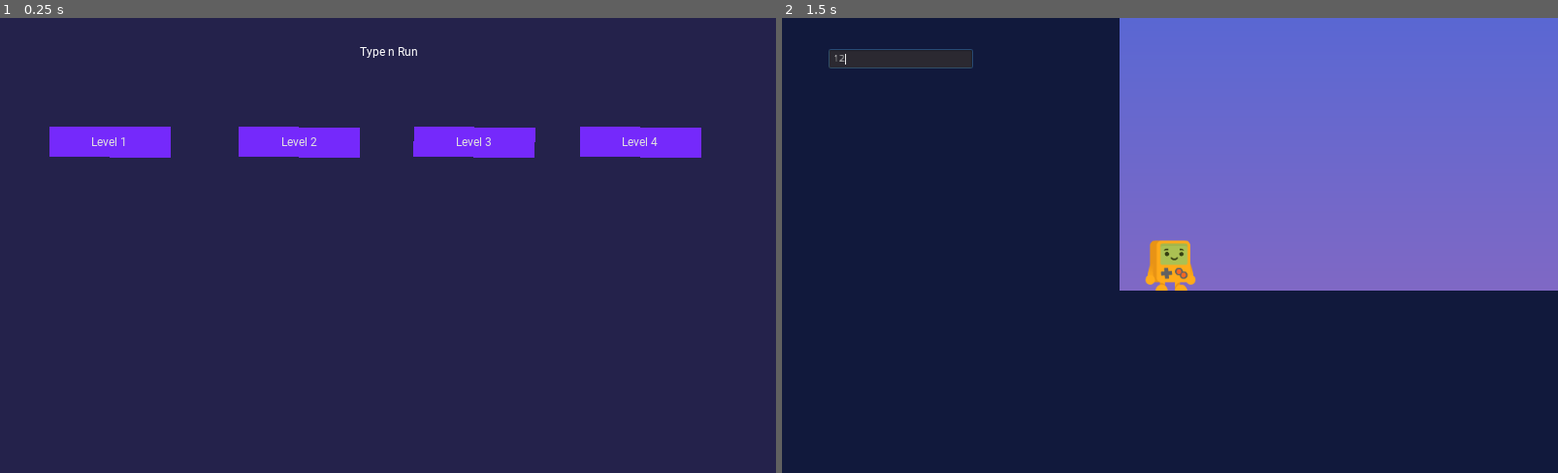
Above: before the commit, frames 1-2 (left to right).
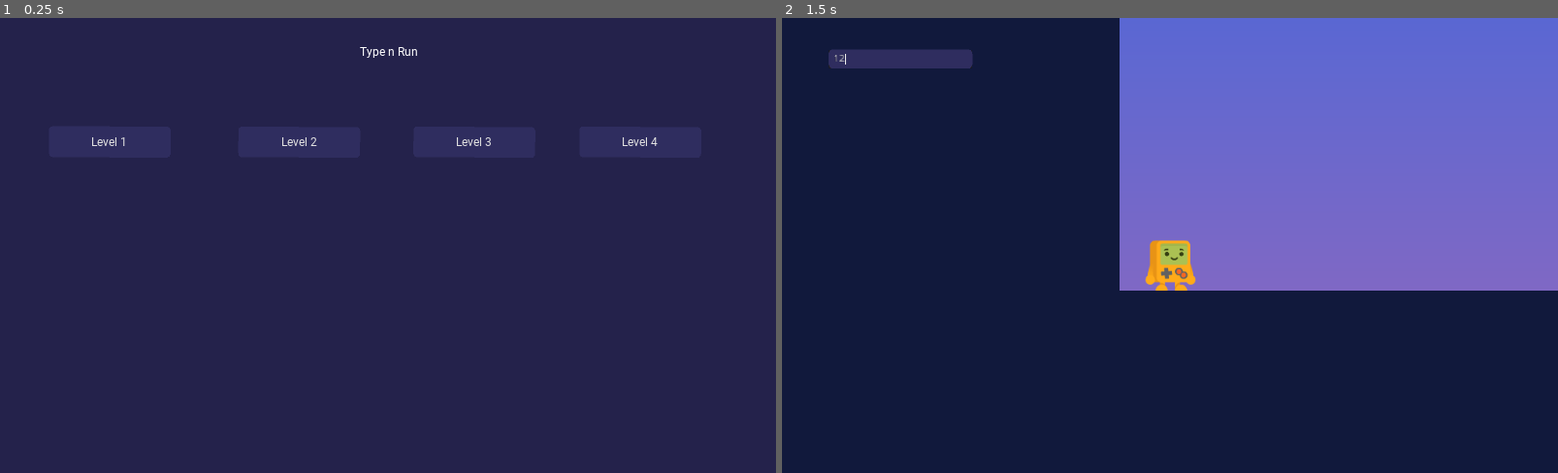
Above: after the commit, the same moments.

Repository: Hiebeler/Type-n-Run
Game: Godot game, scene res://scenes/menu.tscn
Two runs of this game, one before a commit and one after it. Both use one fixed random seed, a clock stepped at 60 frames per second and the inputs below.
Inputs (mouse positions are in pixels of both pictures, inside the frame that each line leads up to):
- Up to frame 1 (0.25 s): no input
- Up to frame 2 (1.5 s): click "Level 1" at 0.5 s; click (898, 58) at 1.27 s; type "12" at 1.35 s

The runs differ from the first frame. In frame 1, 4.1% of the frame differs, in the area x 6-91%, y 23-31%; in frame 2, 0.8%.

Commit message:
update theme

Diff:
--- a/assets/Theme.tres
+++ b/assets/Theme.tres
@@ -1,17 +1,61 @@
-[gd_resource type="Theme" load_steps=5 format=2]
+[gd_resource type="Theme" load_steps=10 format=2]
 
 [ext_resource path="res://assets/fonts/Roboto-Regular.ttf" type="DynamicFontData" id=1]
 
 [sub_resource type="DynamicFont" id=2]
 font_data = ExtResource( 1 )
 
-[sub_resource type="StyleBoxFlat" id=3]
-bg_color = Color( 0.462745, 0.164706, 0.988235, 1 )
+[sub_resource type="StyleBoxFlat" id=7]
+bg_color = Color( 0.269404, 0.264679, 0.382812, 1 )
+corner_radius_top_left = 5
+corner_radius_top_right = 5
+corner_radius_bottom_right = 5
+corner_radius_bottom_left = 5
+
+[sub_resource type="StyleBoxFlat" id=8]
+bg_color = Color( 0.188235, 0.180392, 0.376471, 1 )
+corner_radius_top_left = 5
+corner_radius_top_right = 5
+corner_radius_bottom_right = 5
+corner_radius_bottom_left = 5
+
+[sub_resource type="StyleBoxFlat" id=6]
+bg_color = Color( 0.188235, 0.180392, 0.376471, 1 )
+corner_radius_top_left = 5
+corner_radius_top_right = 5
+corner_radius_bottom_right = 5
+corner_radius_bottom_left = 5
+
+[sub_resource type="StyleBoxFlat" id=5]
+bg_color = Color( 0.188235, 0.180392, 0.376471, 1 )
+corner_radius_top_left = 5
+corner_radius_top_right = 5
+corner_radius_bottom_right = 5
+corner_radius_bottom_left = 5
+
+[sub_resource type="StyleBoxFlat" id=9]
+bg_color = Color( 0.188235, 0.180392, 0.376471, 1 )
+corner_radius_top_left = 5
+corner_radius_top_right = 5
+corner_radius_bottom_right = 5
+corner_radius_bottom_left = 5
 
 [sub_resource type="DynamicFont" id=4]
 
+[sub_resource type="StyleBoxFlat" id=10]
+bg_color = Color( 0.188235, 0.180392, 0.376471, 1 )
+corner_radius_top_left = 5
+corner_radius_top_right = 5
+corner_radius_bottom_right = 5
+corner_radius_bottom_left = 5
+
 [resource]
 Button/fonts/font = SubResource( 2 )
-Button/styles/normal = SubResource( 3 )
+Button/styles/disabled = SubResource( 7 )
+Button/styles/focus = SubResource( 8 )
+Button/styles/hover = SubResource( 6 )
+Button/styles/normal = SubResource( 5 )
+Button/styles/pressed = SubResource( 9 )
 Label/colors/font_color = Color( 1, 1, 1, 1 )
 Label/fonts/font = SubResource( 4 )
+LineEdit/styles/focus = SubResource( 10 )
--- a/prefabs/CanvasLayer.tscn
+++ b/prefabs/CanvasLayer.tscn
@@ -1,6 +1,7 @@
-[gd_scene load_steps=3 format=2]
+[gd_scene load_steps=4 format=2]
 
 [ext_resource path="res://scripts/CommandInput.gd" type="Script" id=1]
+[ext_resource path="res://assets/Theme.tres" type="Theme" id=2]
 
 [sub_resource type="StyleBoxFlat" id=1]
 bg_color = Color( 0, 0, 0, 0 )
@@ -11,6 +12,7 @@
 [node name="Panel" type="Panel" parent="."]
 margin_right = 246.0
 margin_bottom = 163.0
+theme = ExtResource( 2 )
 custom_styles/panel = SubResource( 1 )
 
 [node name="CommandInput" type="LineEdit" parent="Panel"]
